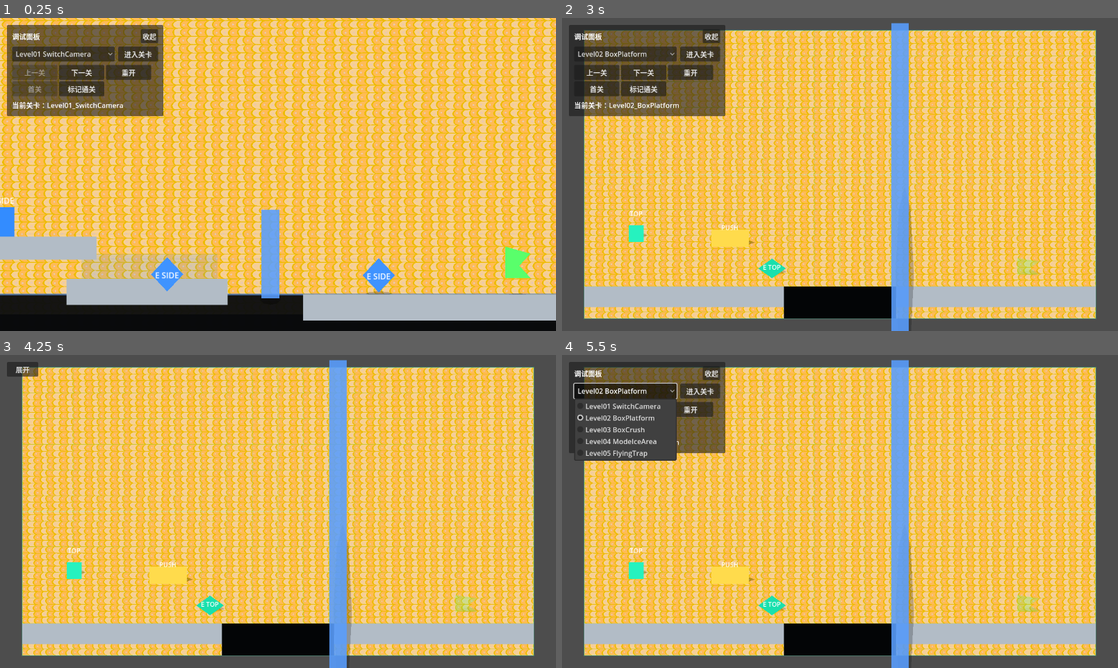
Above: before the commit, frames 1-4 (two rows, left to right).
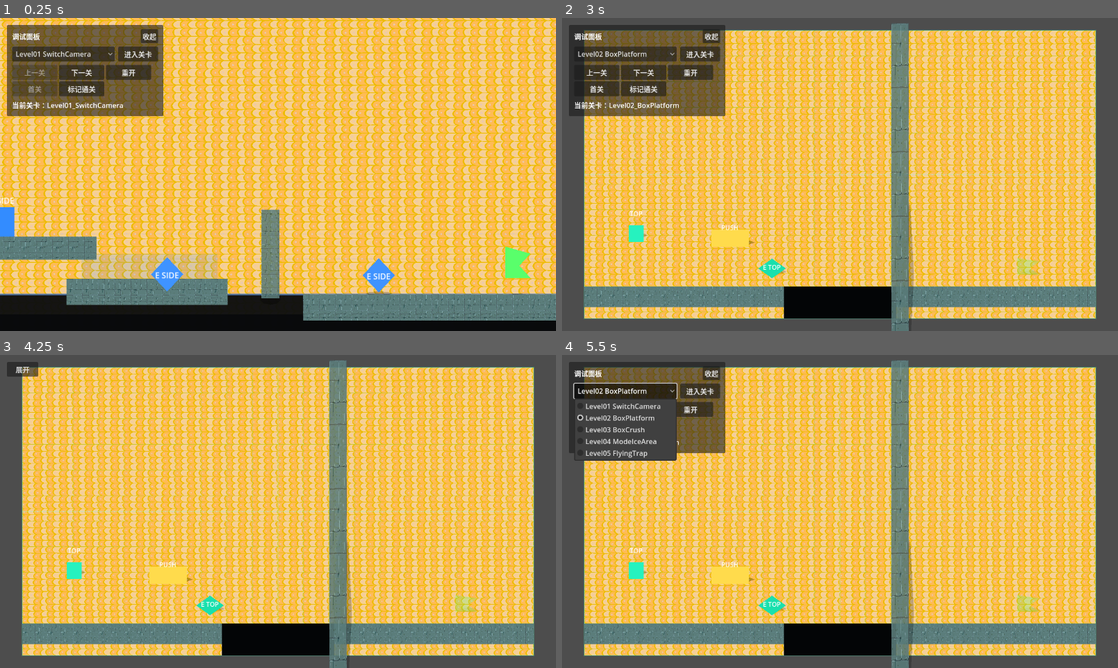
Above: after the commit, the same moments.

Repository: JrDw0/side-to-topdown-new
Game: Godot game, scene res://scenes/levels/Level01_SwitchCamera.tscn
Two runs of this game, one before a commit and one after it. Both use one fixed random seed, a clock stepped at 60 frames per second and the inputs below.
Inputs:
- Up to frame 1 (0.25 s): no input
- Up to frame 2 (3 s): click "收起" at 0.5 s; click "展开" at 1.25 s; click "进入关卡" at 2 s; click "下一关" at 2.75 s
- Up to frame 3 (4.25 s): click "收起" at 3.5 s
- Up to frame 4 (5.5 s): click "展开" at 4.25 s; click "Level02 BoxPlatform" at 5 s

The runs differ from the first frame. In frame 1, 8.4% of the frame differs, in the area x 0-100%, y 61-97%; in frame 2, 7.7%; in frame 3, 7.7%; in frame 4, 7.7%.

Commit message:
feat: 使用下水道砖块替换白盒碰撞视觉

Diff:
--- /dev/null
+++ b/scripts/BrickVisualBuilder.gd
@@ -0,0 +1,63 @@
+extends RefCounted
+class_name BrickVisualBuilder
+
+const CONTAINER_NAME := "BrickTiles"
+const DEFAULT_TILE_SIZE := 32.0
+
+
+static func rebuild(
+	visual_root: Node2D,
+	collision_size: Vector2,
+	brick_texture: Texture2D,
+	tile_size: float = DEFAULT_TILE_SIZE
+) -> Node2D:
+	if visual_root == null or brick_texture == null:
+		return null
+	if collision_size.x <= 0.0 or collision_size.y <= 0.0:
+		return null
+
+	var old_container := visual_root.get_node_or_null(CONTAINER_NAME)
+	if old_container != null:
+		old_container.free()
+
+	var container := Node2D.new()
+	container.name = CONTAINER_NAME
+	container.texture_filter = CanvasItem.TEXTURE_FILTER_LINEAR
+	visual_root.add_child(container)
+
+	var safe_tile_size: float = maxf(tile_size, 1.0)
+	var columns: int = maxi(1, ceili(collision_size.x / safe_tile_size))
+	var rows: int = maxi(1, ceili(collision_size.y / safe_tile_size))
+	var origin := Vector2(-collision_size.x * 0.5, -collision_size.y * 0.5)
+	var texture_size := brick_texture.get_size()
+
+	for row in range(rows):
+		for column in range(columns):
+			var cell_origin := Vector2(column * safe_tile_size, row * safe_tile_size)
+			var cell_size := Vector2(
+				minf(safe_tile_size, collision_size.x - cell_origin.x),
+				minf(safe_tile_size, collision_size.y - cell_origin.y)
+			)
+			if cell_size.x <= 0.0 or cell_size.y <= 0.0:
+				continue
+
+			var tile := Sprite2D.new()
+			tile.name = "Brick"
+			tile.texture = brick_texture
+			tile.centered = true
+			tile.texture_filter = CanvasItem.TEXTURE_FILTER_LINEAR
+			tile.position = origin + cell_origin + cell_size * 0.5
+			tile.scale = Vector2(cell_size.x / texture_size.x, cell_size.y / texture_size.y)
+			container.add_child(tile)
+
+	return container
+
+
+static func make_polygon_invisible(visual_root: Node2D) -> void:
+	var polygon := visual_root as Polygon2D
+	if polygon == null:
+		return
+
+	var transparent_color := polygon.color
+	transparent_color.a = 0.0
+	polygon.color = transparent_color
--- a/scripts/Level.gd
+++ b/scripts/Level.gd
@@ -1,14 +1,21 @@
 extends Node2D
+
+const BrickVisualBuilder := preload("res://scripts/BrickVisualBuilder.gd")
 
 ## 是否在本关启用开发用调试面板。
 @export var enable_debug_panel := true
 ## 调试面板场景。默认使用项目内置的可收起展开关卡调试面板。
 @export var debug_panel_scene: PackedScene = preload("res://scenes/DebugPanel.tscn")
+## 白盒平台碰撞的砖块视觉素材。只负责显示，实际碰撞仍由原 CollisionShape2D 决定。
+@export var collision_brick_texture: Texture2D = preload("res://assets/地面 墙纸tiles/下水道砖块.png")
+## 砖块视觉在场景中的目标尺寸。高精度原图会缩小到这个尺寸重复铺设。
+@export_range(8.0, 128.0, 1.0) var collision_brick_tile_size := 32.0
 
 @onready var win_label: Label = get_node_or_null("CanvasLayer/WinLabel") as Label
 
 
 func _ready() -> void:
+	_apply_collision_brick_visuals()
 	_ensure_input_actions()
 	_ensure_debug_panel()
 	if win_label != null:
@@ -23,6 +30,37 @@
 func complete_level() -> void:
 	if win_label != null:
 		win_label.visible = true
+
+
+func _apply_collision_brick_visuals() -> void:
+	for child in get_children():
+		_apply_collision_brick_visual_to_branch(child)
+
+
+func _apply_collision_brick_visual_to_branch(node: Node) -> void:
+	var body := node as StaticBody2D
+	if body != null:
+		_apply_collision_brick_visual_to_body(body)
+
+	for child in node.get_children():
+		_apply_collision_brick_visual_to_branch(child)
+
+
+func _apply_collision_brick_visual_to_body(body: StaticBody2D) -> void:
+	if body.has_method("get_perspective_mode"):
+		return
+
+	var visual := body.get_node_or_null("Visual") as Node2D
+	var collision_shape := body.get_node_or_null("CollisionShape2D") as CollisionShape2D
+	if visual == null or collision_shape == null:
+		return
+
+	var rectangle_shape := collision_shape.shape as RectangleShape2D
+	if rectangle_shape == null:
+		return
+
+	BrickVisualBuilder.rebuild(visual, rectangle_shape.size, collision_brick_texture, collision_brick_tile_size)
+	BrickVisualBuilder.make_polygon_invisible(visual)
 
 
 func _ensure_input_actions() -> void:
--- a/scripts/ModeWall.gd
+++ b/scripts/ModeWall.gd
@@ -1,10 +1,15 @@
 extends StaticBody2D
 
 const PerspectiveModes := preload("res://scripts/PerspectiveModes.gd")
+const BrickVisualBuilder := preload("res://scripts/BrickVisualBuilder.gd")
 
 @export_enum("SIDE", "TOPDOWN") var active_mode := 1
 @export var active_alpha := 0.88
 @export var inactive_alpha := 0.14
+## 模式墙的砖块视觉素材。实际碰撞仍由 CollisionShape2D 决定。
+@export var brick_texture: Texture2D = preload("res://assets/地面 墙纸tiles/下水道砖块.png")
+## 砖块视觉在场景中的目标尺寸。高精度原图会缩小到这个尺寸重复铺设。
+@export_range(8.0, 128.0, 1.0) var brick_tile_size := 32.0
 
 @onready var collision_shape: CollisionShape2D = $CollisionShape2D
 @onready var visual: Polygon2D = $Visual
@@ -15,6 +20,7 @@
 
 func _ready() -> void:
 	add_to_group("perspective_objects")
+	_rebuild_brick_visual()
 	_sync_with_controller()
 	_apply_state()
 
@@ -44,3 +50,12 @@
 	visual.modulate.a = active_alpha if active else inactive_alpha
 	if perspective_visual != null and perspective_visual.has_method("set_shadow_alpha_multiplier"):
 		perspective_visual.set_shadow_alpha_multiplier(active_alpha if active else inactive_alpha)
+
+
+func _rebuild_brick_visual() -> void:
+	var rectangle_shape := collision_shape.shape as RectangleShape2D
+	if rectangle_shape == null:
+		return
+
+	BrickVisualBuilder.rebuild(visual, rectangle_shape.size, brick_texture, brick_tile_size)
+	BrickVisualBuilder.make_polygon_invisible(visual)
